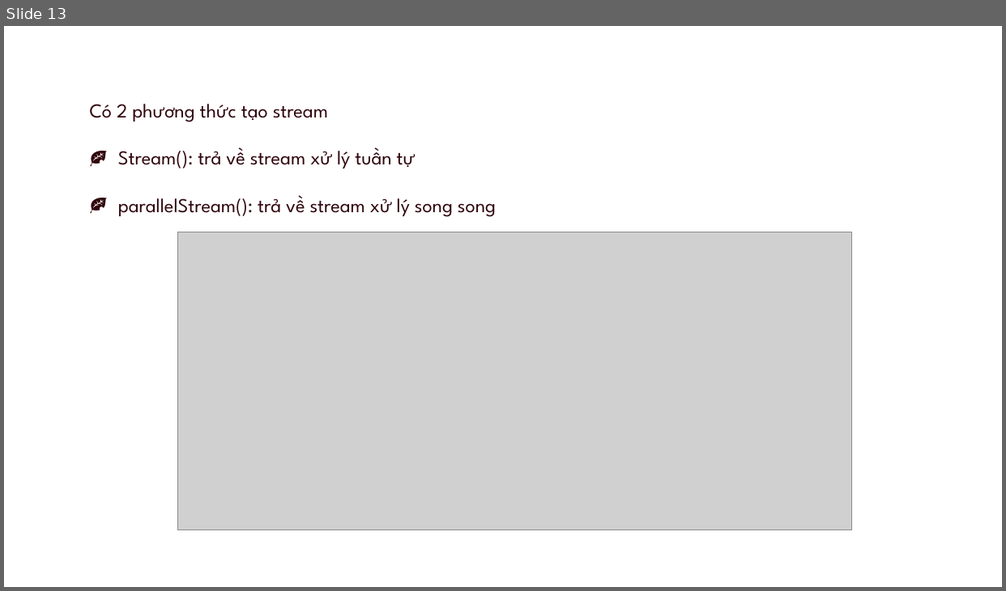
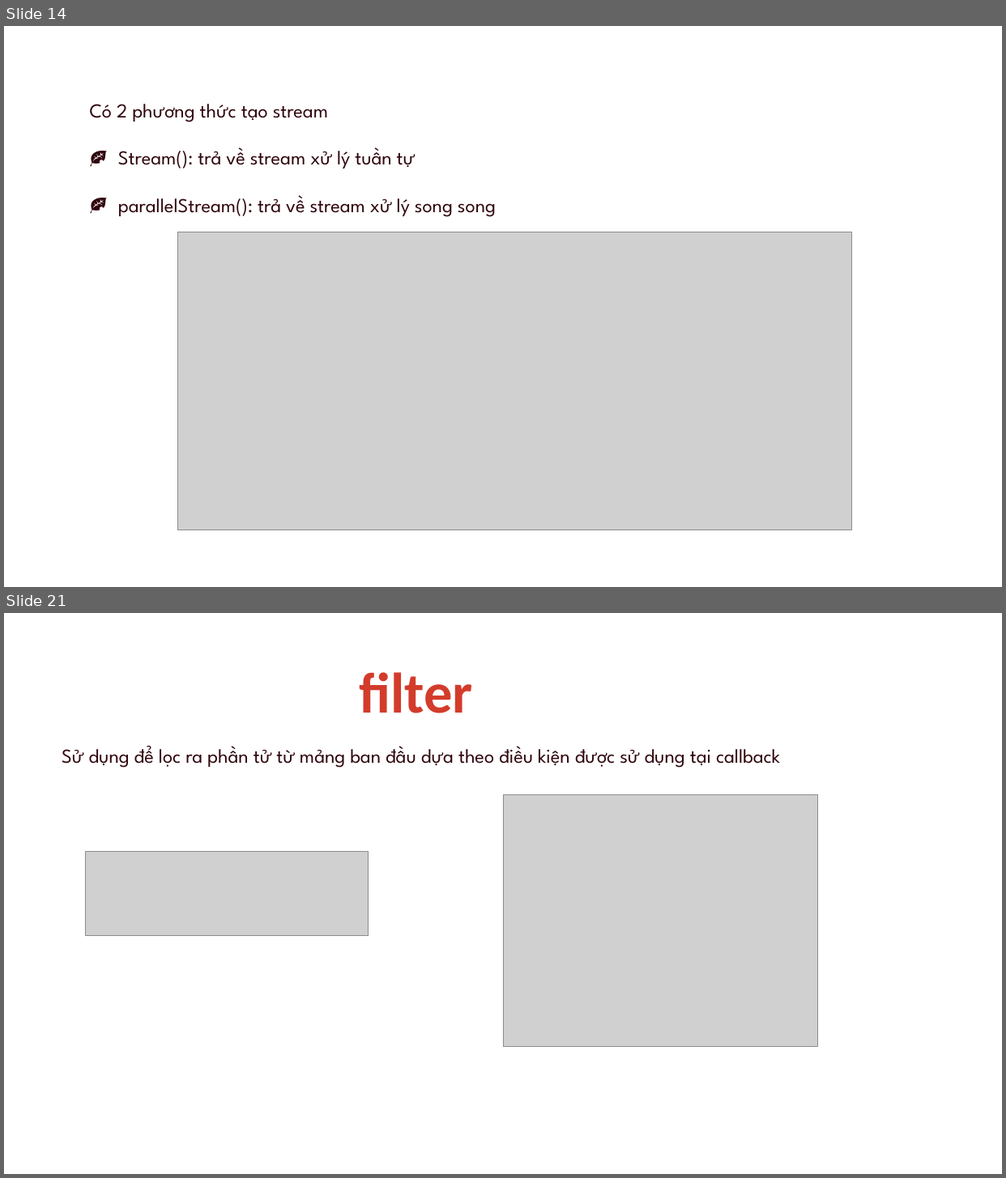
Before and after one commit to goodbyevinh/MyAppChat, a slide deck: Seminar/present.pptx. Shown one above the other, each under a label of ours: slide 13 before the commit, slides 14 and 21 after it; the slides between them are not shown. The pictures are 1006x591 and 1006x1178 pixels, drawn with LibreOffice and Linux fonts; fonts in the diff are those of the drawing; grey boxes stand for pictures. Boxes give left, top, right and bottom in pixels: in the first picture for what was removed or moved away, otherwise in the second. Text is boxed around its words. In the diff, an @@ line names an element or a change of style, - is before the commit and + after.

```diff
--- a/Seminar/present.pptx
+++ b/Seminar/present.pptx
@@ slide 21 added at <box>4,613,1002,1174</box>, background #FFFFFF @@
@@ text added at <box>359,672,473,713</box>, 55 pt, text #D33C2B, bold @@
+filter
@@ text added at <box>62,746,780,768</box>, 19 pt, text #30050C @@
+Sử dụng để lọc ra phần tử từ mảng ban đầu dựa theo điều kiện được sử dụng tại callback
@@ picture added at <box>503,795,819,1047</box> @@
@@ picture added at <box>86,852,368,935</box> @@
@@ what was slide 13 is now slide 14 @@
```
Also in this commit, not shown: 7 slides changed, 12 other slides added, 3 slides removed, 11 other files.
